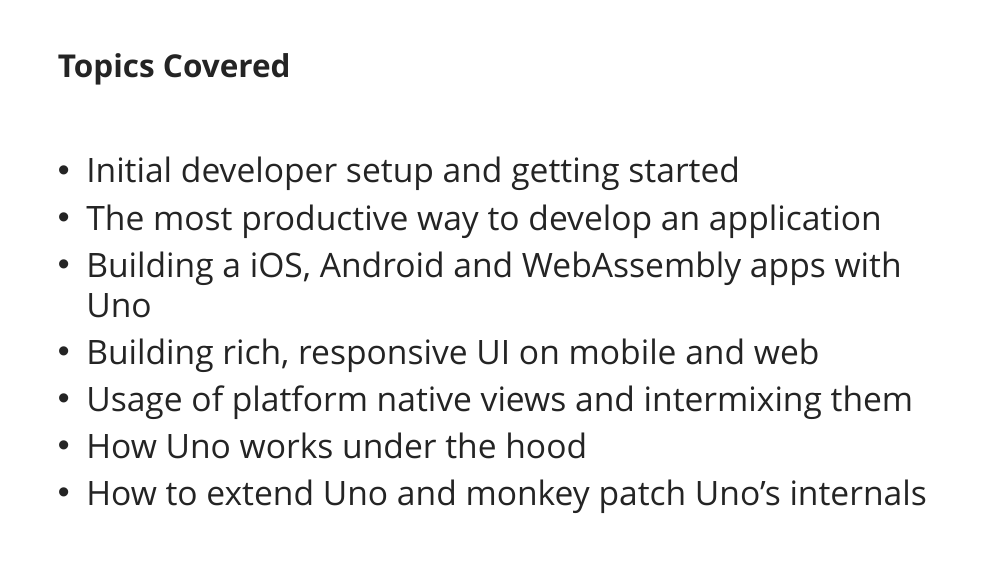
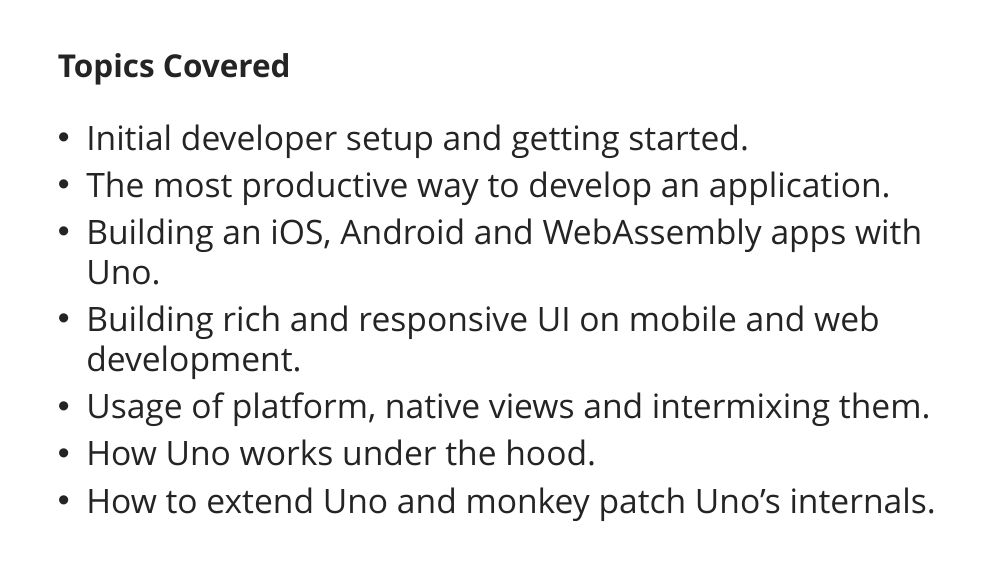
Before and after one commit to unoplatform/workshops, a slide deck: slide 9 of uno-bootcamp/slides/uno-bootcamp.pptx. Drawn at 1008x567 pixels with LibreOffice and Linux fonts; fonts in the diff are those of the drawing; background and template pictures are left out. Boxes give left, top, right and bottom in pixels: in the first picture for what was removed or moved away, otherwise in the second. Text is boxed around its words. In the diff, an @@ line names an element or a change of style, - is before the commit and + after.

Commit message:
Corrects the spelling of the uno-bootcamp slides

```diff
--- a/uno-bootcamp/slides/uno-bootcamp.pptx
+++ b/uno-bootcamp/slides/uno-bootcamp.pptx
@@ text at (x1=86, y1=124, x2=936, y2=521): text changed @@
-• Initial developer setup and getting started
-• The most productive way to develop an application
-• Building a iOS, Android and WebAssembly apps with Uno
-• Building rich, responsive UI on mobile and web
-• Usage of platform native views and intermixing them
-• How Uno works under the hood
-• How to extend Uno and monkey patch Uno’s internals
+• Initial developer setup and getting started.
+• The most productive way to develop an application.
+• Building an iOS, Android and WebAssembly apps with Uno.
+• Building rich and responsive UI on mobile and web development.
+• Usage of platform, native views and intermixing them.
+• How Uno works under the hood.
+• How to extend Uno and monkey patch Uno’s internals.
```
Also in this commit, not shown: 3 other slides changed.
